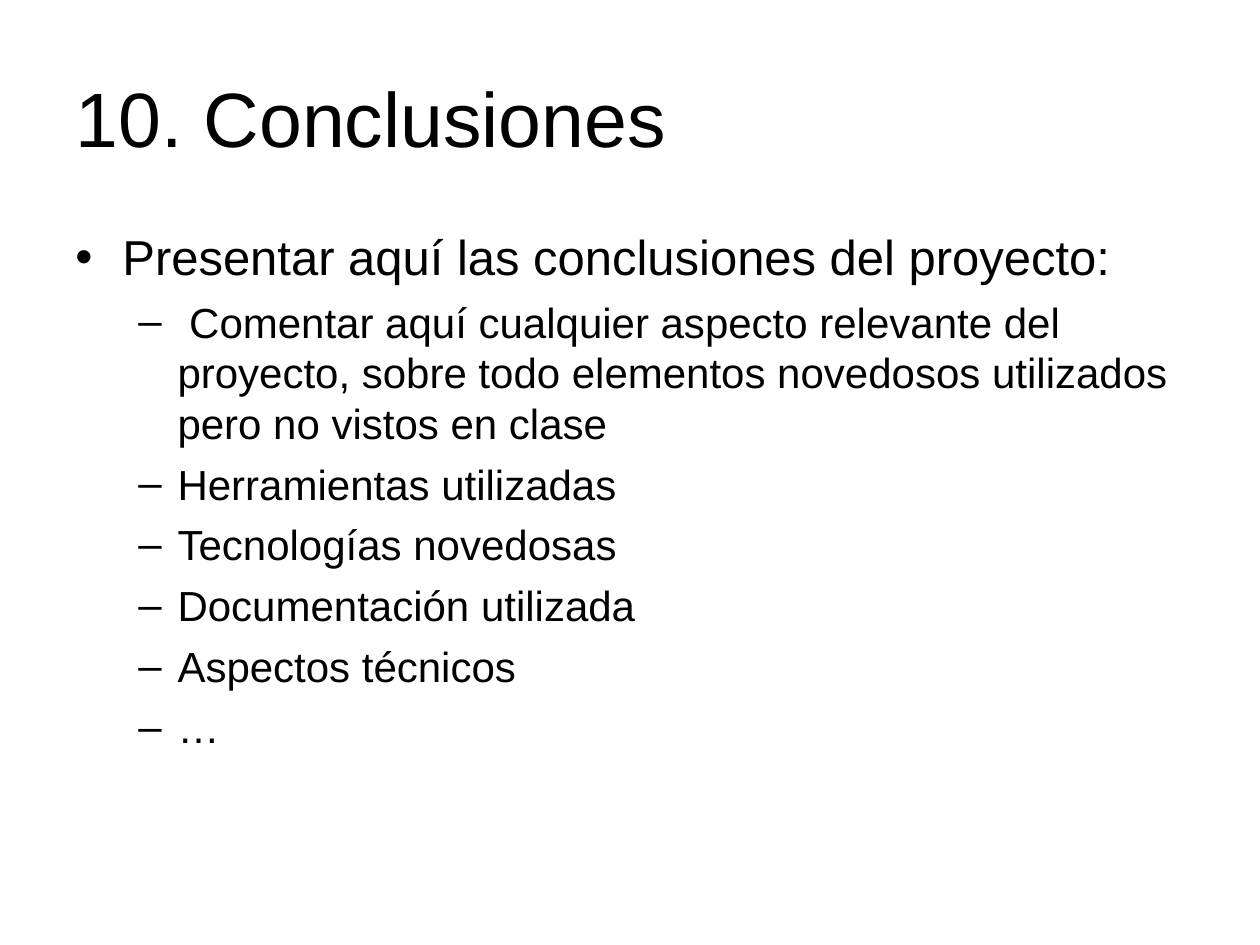
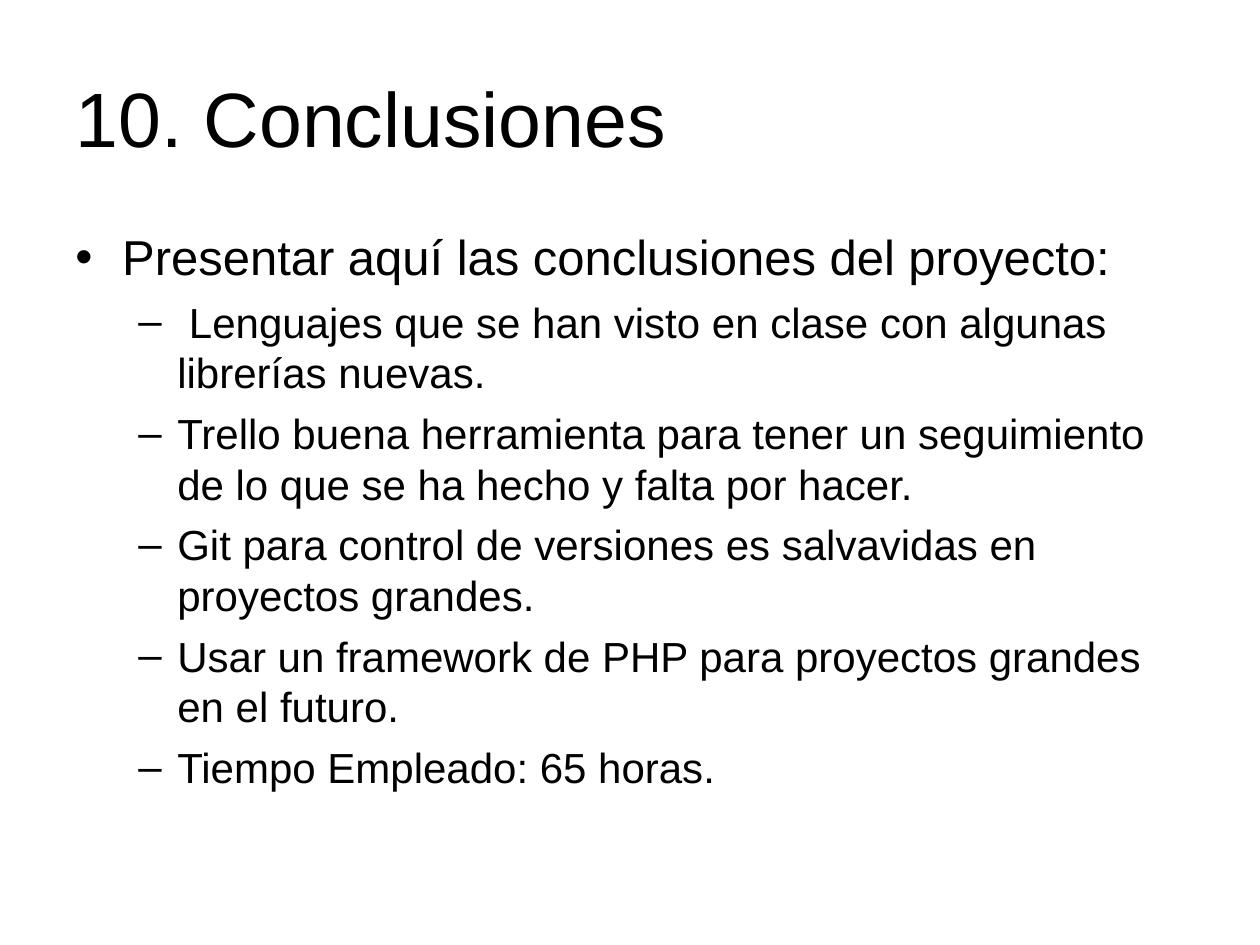
Before and after one commit to unijeje/ProyectoDAW, a slide deck: slide 11 of Presentacion.ppt. Drawn at 1260x945 pixels with LibreOffice and Linux fonts; fonts in the diff are those of the drawing. Boxes give left, top, right and bottom in pixels: in the first picture for what was removed or moved away, otherwise in the second. Text is boxed around its words. In the diff, an @@ line names an element or a change of style, - is before the commit and + after.

```diff
--- a/Presentacion.ppt
+++ b/Presentacion.ppt
@@ text at bbox=[177, 307, 1144, 792]: text changed @@
-  – Comentar aquí cualquier aspecto relevante del proyecto, sobre todo elementos novedosos utilizados pero no vistos en clase
-  – Herramientas utilizadas
-  – Tecnologías novedosas
-  – Documentación utilizada
-  – Aspectos técnicos
-  – …
+  – Lenguajes que se han visto en clase con algunas librerías nuevas.
+  – Trello buena herramienta para tener un seguimiento de lo que se ha hecho y falta por hacer.
+  – Git para control de versiones es salvavidas en proyectos grandes.
+  – Usar un framework de PHP para proyectos grandes en el futuro.
+  – Tiempo Empleado: 65 horas.
```
Also in this commit, not shown: 2 other slides changed, 13 other files.
